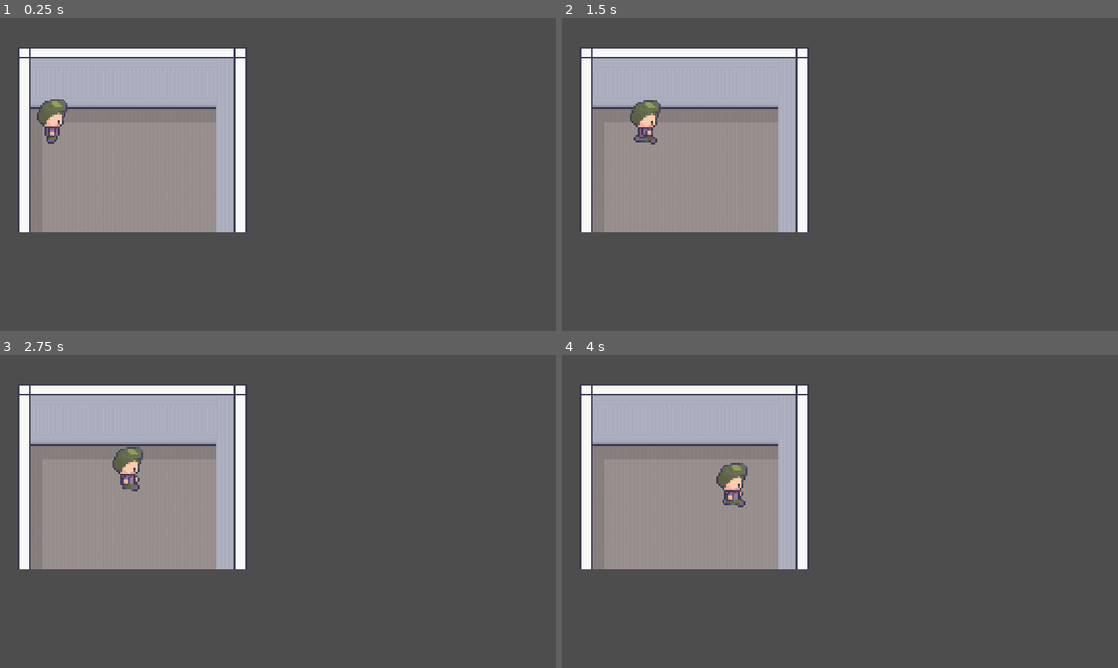
Above: before the commit, frames 1-4 (two rows, left to right).
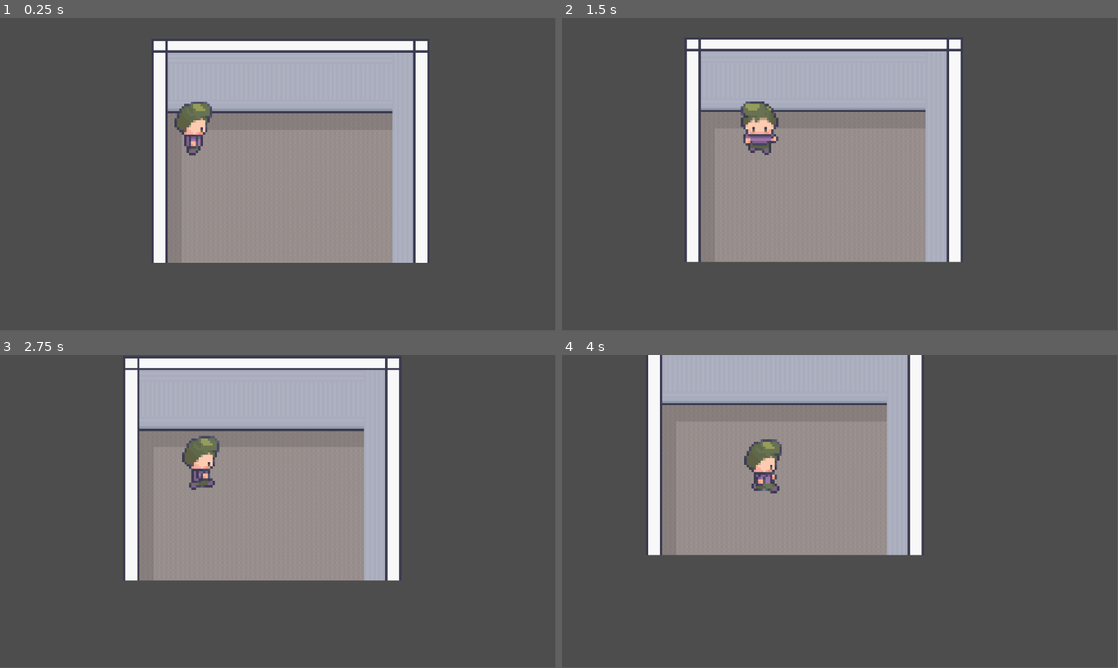
Above: after the commit, the same moments.

Repository: karateka-git/LTOffice
Game: Godot game, scene res://scenes/map/map.tscn
Same seed, same stepped clock (60 frames per second), same inputs: the game is played once before the commit and once after it.
Inputs (mouse positions are in pixels of both pictures, inside the frame that each line leads up to):
- Up to frame 1 (0.25 s): no input
- Up to frame 2 (1.5 s): move the mouse to (962, 158) at 0.52 s; click (962, 158) at 0.67 s; move the mouse to (728, 190) at 1.27 s; click (728, 190) at 1.42 s
- Up to frame 3 (2.75 s): move the mouse to (333, 442) at 2.02 s; click (333, 442) at 2.17 s
- Up to frame 4 (4 s): move the mouse to (812, 574) at 2.77 s; click (812, 574) at 2.92 s; move the mouse to (1006, 558) at 3.52 s; click (1006, 558) at 3.67 s
In our replay, the window is 800x450 before the commit and 799x449 after it. These sizes can differ from the game's own. Grey fills any space a smaller window leaves; there, only what the larger window draws over its background counts as a difference.

The runs differ from the first frame. In frame 1, 43% of the frame differs, in the area x 3-77%, y 7-79%; in frame 2, 38%; in frame 3, 39%; in frame 4, 33%.

Commit message:
Добавил камеру слежения за игроком

Diff:
--- a/project.godot
+++ b/project.godot
@@ -17,9 +17,8 @@
 
 [display]
 
-window/stretch/mode="canvas_items"
-window/stretch/aspect="expand"
-window/stretch/scale=4.0
+window/stretch/aspect="ignore"
+window/stretch/scale=0.97
 
 [dotnet]
 
@@ -38,6 +37,11 @@
 ]
 }
 
+[input_devices]
+
+pointing/emulate_touch_from_mouse=true
+pointing/emulate_mouse_from_touch=false
+
 [rendering]
 
 textures/canvas_textures/default_texture_filter=0
--- a/scenes/characters/player/player.gd
+++ b/scenes/characters/player/player.gd
@@ -13,7 +13,7 @@
 
 func _input(event):
 	if event is InputEventMouseButton and event.pressed or event is InputEventScreenTouch and event.pressed:
-		click_position = event.position
+		click_position = get_global_mouse_position()
 
 func _physics_process(delta):
 	var target_position = (click_position - position).normalized()
--- a/scenes/map/map.tscn
+++ b/scenes/map/map.tscn
@@ -4141,3 +4141,9 @@
 [node name="player" parent="TileMap" instance=ExtResource("3_sm0lc")]
 z_index = 10
 position = Vector2(27, 64)
+
+[node name="Camera2D" type="Camera2D" parent="TileMap/player"]
+position = Vector2(36, 10)
+ignore_rotation = false
+zoom = Vector2(5, 5)
+position_smoothing_enabled = true
Not shown, changed: build/app.apk
Not shown, changed: build/app.apk.idsig
